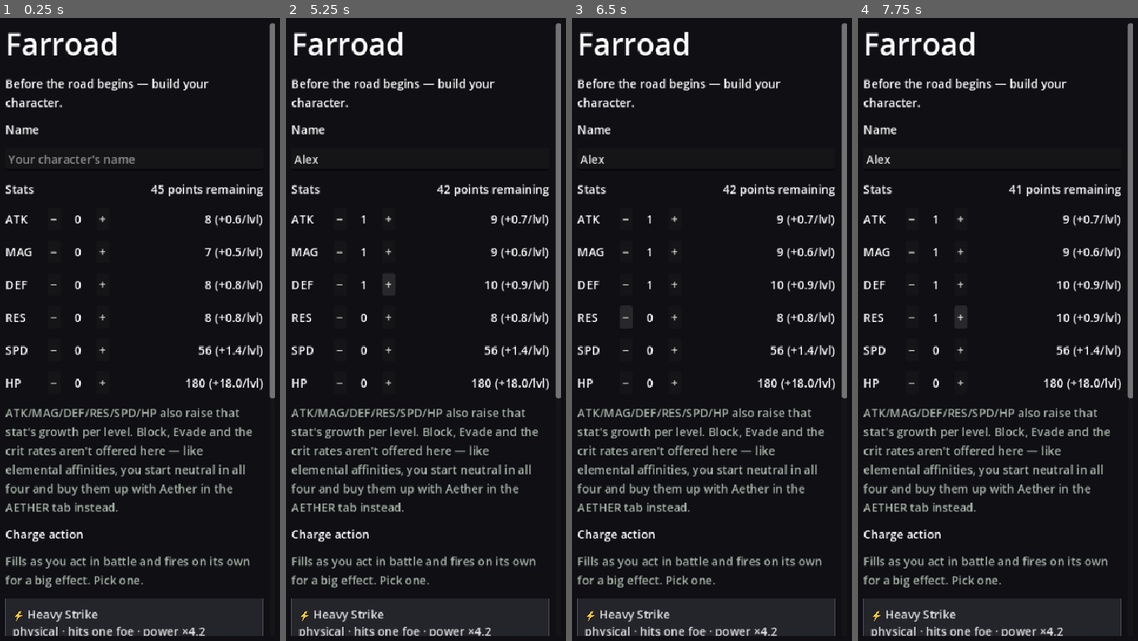
Above: before the commit, frames 1-4 (left to right).
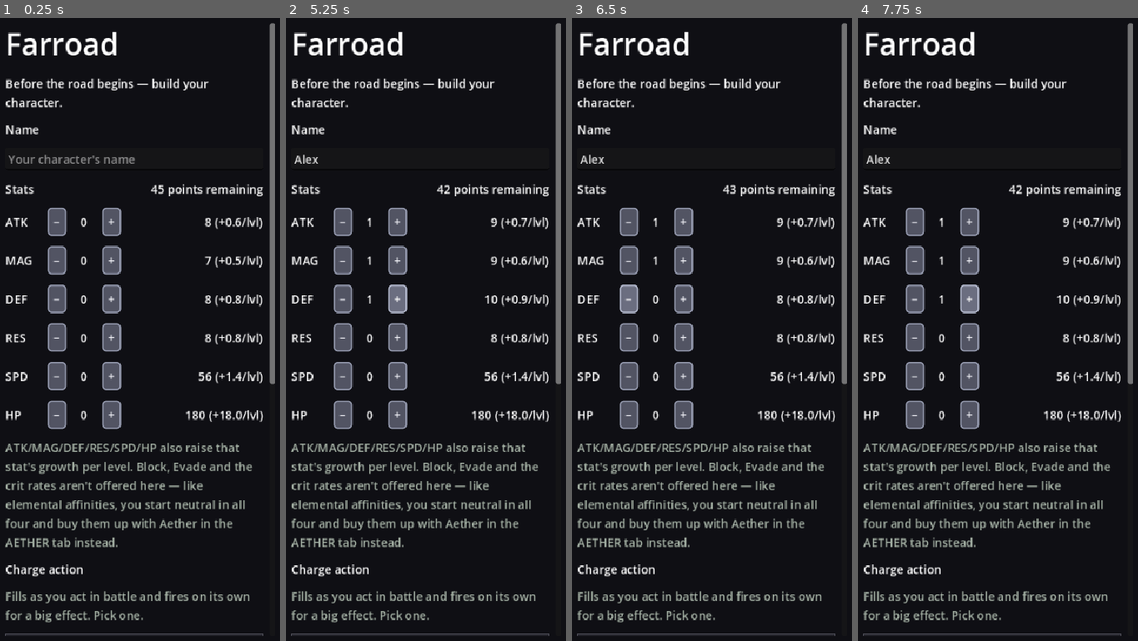
Above: after the commit, the same moments.

Repository: Betrome/Farroad
Game: Godot game, scene res://scenes/Game.tscn
Same seed, same stepped clock (60 frames per second), same inputs: the game is played once before the commit and once after it.
Inputs (mouse positions are in pixels of both pictures, inside the frame that each line leads up to):
- Up to frame 1 (0.25 s): no input
- Up to frame 2 (5.25 s): click (420, 161) at 0.52 s; type "Alex" at 0.6 s; click "−" at 1.25 s; click "+" at 2 s; click "−" at 2.75 s; click "+" at 3.5 s; click "−" at 4.25 s; click "+" at 5 s
- Up to frame 3 (6.5 s): click "−" at 5.75 s
- Up to frame 4 (7.75 s): click "−" at 6.5 s; click "+" at 7.25 s

The runs differ from the first frame. In frame 1, 16% of the frame differs, in the area x 1-99%, y 30-100%; in frame 2, 16%; in frame 3, 16%; in frame 4, 16%, in the area x 1-99%, y 26-100%.

Commit message:
Add a global button theme, per-expedition log popups, and fix Expedition overflow
Every plain button across the tab windows now uses a clearly bordered,
lighter default style instead of Godot's stock theme, via a real project-
wide default theme (godot-project/theme/default_theme.tres) rather than a
runtime root.theme assignment -- confirmed a Node2D ancestor (GameController)
breaks theme propagation into PopupPanels, so only a project-level default
reaches every popup reliably. Buttons that already set their own instance
style (Lore/Aether purchases, icon tabs, charge cards) are untouched.

Each active expedition gets its own Log button opening the full push_
expedition_log history (battle/event entries, now including dungeon-unlock
notices, mirrored in both engines) instead of showing only the most recent
line inline.

Fixed the Expedition tab's horizontal scroll: several Labels with variable-
length text (party names, currency totals, log previews) lacked autowrap
and SIZE_EXPAND_FILL, letting long strings force the whole popup wider.

Co-Authored-By: Claude Sonnet 5 <noreply@anthropic.com>

Diff:
--- a/godot-project/project.godot
+++ b/godot-project/project.godot
@@ -16,6 +16,20 @@
 config/name="Farroad"
 config/features=PackedStringArray("4.7")
 run/main_scene="res://scenes/Game.tscn"
+
+[gui]
+
+; A project-wide DEFAULT theme, not a runtime `root.theme` assignment --
+; confirmed via a real headless test that GameController extends Node2D
+; (not Control/Window), and a Theme set at runtime on the root Window does
+; NOT propagate down through that Node2D gap into the PopupPanels every
+; tab window uses (a real, confirmed Godot behavior, not a guess). The
+; project's own default theme, by contrast, is a global fallback every
+; Control/Window resolves against independently, so it reaches every
+; button in every popup regardless of the Node2D ancestor. See
+; theme/default_theme.tres and Ian's "make buttons more visible distinct
+; from their backgrounds" ask.
+theme/custom="res://theme/default_theme.tres"
 
 [display]
 
--- a/godot-project/scripts/ExpeditionPanel.gd
+++ b/godot-project/scripts/ExpeditionPanel.gd
@@ -164,19 +164,30 @@
 	for uid in exp["partyIds"]:
 		var def = FarroadCore.roster_by_id(uid)
 		names += ("" if names == "" else ", ") + (def["name"] if def else uid)
+	# Every Label below can carry an arbitrarily long/variable string (a
+	# full party's names, growing currency figures, a dungeon-unlock
+	# sentence) -- autowrap + SIZE_EXPAND_FILL keeps each one shrinkable to
+	# the card's own real width instead of forcing it (and everything else
+	# in this popup) wider, the horizontal-scroll bug this was reported for.
 	var header := Label.new()
 	header.text = "%s — %s" % [names, FarroadProgression.direction_label(exp["direction"])]
 	header.add_theme_font_size_override("font_size", 15)
+	header.autowrap_mode = TextServer.AUTOWRAP_WORD_SMART
+	header.size_flags_horizontal = Control.SIZE_EXPAND_FILL
 	vbox.add_child(header)
 
 	var state_lbl := Label.new()
 	state_lbl.text = _state_text(exp, now)
 	state_lbl.modulate = Color(0.75, 0.8, 0.7)
+	state_lbl.autowrap_mode = TextServer.AUTOWRAP_WORD_SMART
+	state_lbl.size_flags_horizontal = Control.SIZE_EXPAND_FILL
 	vbox.add_child(state_lbl)
 
 	var bank_lbl := Label.new()
 	bank_lbl.text = "Banked %d Aether, %d Marks so far — reached wave %d." % [
 		roundi(exp["bank"]["aether"]), floori(exp["bank"]["marks"]), int(exp["ew"])]
+	bank_lbl.autowrap_mode = TextServer.AUTOWRAP_WORD_SMART
+	bank_lbl.size_flags_horizontal = Control.SIZE_EXPAND_FILL
 	vbox.add_child(bank_lbl)
 
 	if exp.get("log") and not exp["log"].is_empty():
@@ -184,13 +195,28 @@
 		log_lbl.text = String(exp["log"][0]["text"])
 		log_lbl.modulate = Color(0.55, 0.55, 0.55)
 		log_lbl.autowrap_mode = TextServer.AUTOWRAP_WORD_SMART
+		log_lbl.size_flags_horizontal = Control.SIZE_EXPAND_FILL
 		vbox.add_child(log_lbl)
+
+	# Ian: "give each expedition you send out its own button to pop up a
+	# log showing battle, events, and dungeons they encounter" -- opens the
+	# FULL exp["log"] history (GameController._show_expedition_log_popup),
+	# distinct from the single most-recent-entry preview line just above.
+	var btn_row := HBoxContainer.new()
+	btn_row.add_theme_constant_override("separation", 8)
+	var log_btn := Button.new()
+	log_btn.text = "Log"
+	log_btn.size_flags_horizontal = Control.SIZE_EXPAND_FILL
+	log_btn.pressed.connect(_on_log_pressed.bind(exp))
+	btn_row.add_child(log_btn)
 
 	var arrived: bool = exp.get("arrivedAt") != null
 	var btn := Button.new()
 	btn.text = "Collect" if arrived else "Recall party"
+	btn.size_flags_horizontal = Control.SIZE_EXPAND_FILL
 	btn.pressed.connect(_on_collect_pressed.bind(exp["id"]) if arrived else _on_recall_pressed.bind(exp["id"]))
-	vbox.add_child(btn)
+	btn_row.add_child(btn)
+	vbox.add_child(btn_row)
 
 	return card
 
@@ -211,6 +237,10 @@
 	if sec >= 60:
 		return "%dm %ds" % [sec / 60, sec % 60]
 	return "%ds" % sec
+
+func _on_log_pressed(exp: Dictionary) -> void:
+	if _parent and _parent.has_method("_show_expedition_log_popup"):
+		_parent.call("_show_expedition_log_popup", exp)
 
 func _on_recall_pressed(id: String) -> void:
 	FarroadProgression.recall_expedition(g, id, _now())
--- a/godot-project/scripts/FarroadProgression.gd
+++ b/godot-project/scripts/FarroadProgression.gd
@@ -1651,7 +1651,8 @@
 			var target_tier: int = int(floor(float(dp["maxDepth"]) / float(FarroadCore.DIRECTION_CONFIG[exp["direction"]]["unlockEvery"])))
 			while target_tier > dp["dungeonsUnlocked"]:
 				dp["dungeonsUnlocked"] += 1
-				unlock_direction_dungeon(g, exp["direction"], dp["dungeonsUnlocked"], now)
+				var new_dungeon: Dictionary = unlock_direction_dungeon(g, exp["direction"], dp["dungeonsUnlocked"], now)
+				push_expedition_log(exp, "Found the way into %s — enter it from the QUESTS tab." % new_dungeon["name"], now)
 		else:
 			exp["hpFrac"] = 0.0
 		remaining -= cost
--- a/godot-project/scripts/GameController.gd
+++ b/godot-project/scripts/GameController.gd
@@ -666,6 +666,47 @@
 
 	await _finish_detail_overlay(o)
 
+## Ian: "give each expedition you send out its own button to pop up a log
+## showing battle, events, and dungeons they encounter." exp["log"]
+## (push_expedition_log, newest-first, 40-entry cap) already records every
+## one of those -- sent/heading-home/arrived, bonus-fight wins/losses
+## ("battle"), and now dungeon-unlock notices too (FarroadProgression.gd's
+## resolve_expedition) -- ExpeditionPanel's own card only ever showed the
+## single most recent entry inline; this shows the FULL history. Central,
+## GameController-owned overlay, same precedent every other detail popup
+## here already set, rather than a second top-level Window nested inside
+## ExpeditionPanel's own already-open popup (which Godot would silently
+## close -- see _overlay_host's own comment).
+func _show_expedition_log_popup(exp: Dictionary) -> void:
+	var o := _build_detail_overlay()
+	var vbox: VBoxContainer = o["vbox"]
+
+	var names := ""
+	for uid in exp["partyIds"]:
+		var def = FarroadCore.roster_by_id(uid)
+		names += ("" if names == "" else ", ") + (def["name"] if def else uid)
+	var title_lbl := Label.new()
+	title_lbl.text = "%s — %s" % [names, FarroadProgression.direction_label(exp["direction"])]
+	title_lbl.add_theme_font_size_override("font_size", 16)
+	vbox.add_child(title_lbl)
+
+	var log: Array = exp.get("log", [])
+	if log.is_empty():
+		var none_lbl := Label.new()
+		none_lbl.text = "Nothing logged yet."
+		none_lbl.modulate = Color(0.55, 0.55, 0.55)
+		vbox.add_child(none_lbl)
+	for entry in log:
+		var dt := Time.get_datetime_dict_from_unix_time(int(entry.get("at", 0)))
+		var clock: String = "%02d:%02d" % [int(dt["hour"]), int(dt["minute"])]
+		var entry_lbl := Label.new()
+		entry_lbl.text = "[%s] %s" % [clock, String(entry.get("text", ""))]
+		entry_lbl.autowrap_mode = TextServer.AUTOWRAP_WORD_SMART
+		entry_lbl.modulate = Color(0.85, 0.85, 0.85)
+		vbox.add_child(entry_lbl)
+
+	await _finish_detail_overlay(o)
+
 ## A small "detailed stats" overlay for any action id -- shared by
 ## GambitsPanel's slot-editor info icon, LorePanel's unequipped-action
 ## dropdown, and CataloguePanel's Actions tab (a central, GameController-
--- /dev/null
+++ b/godot-project/theme/default_theme.tres
@@ -0,0 +1,92 @@
+[gd_resource type="Theme" load_steps=6 format=3]
+
+[sub_resource type="StyleBoxFlat" id="StyleBoxFlat_normal"]
+bg_color = Color(0.32, 0.33, 0.39, 1)
+border_width_left = 2
+border_width_top = 2
+border_width_right = 2
+border_width_bottom = 2
+border_color = Color(0.58, 0.6, 0.68, 1)
+corner_radius_top_left = 5
+corner_radius_top_right = 5
+corner_radius_bottom_right = 5
+corner_radius_bottom_left = 5
+content_margin_left = 8.0
+content_margin_top = 8.0
+content_margin_right = 8.0
+content_margin_bottom = 8.0
+
+[sub_resource type="StyleBoxFlat" id="StyleBoxFlat_hover"]
+bg_color = Color(0.42, 0.43, 0.5, 1)
+border_width_left = 2
+border_width_top = 2
+border_width_right = 2
+border_width_bottom = 2
+border_color = Color(0.7, 0.72, 0.8, 1)
+corner_radius_top_left = 5
+corner_radius_top_right = 5
+corner_radius_bottom_right = 5
+corner_radius_bottom_left = 5
+content_margin_left = 8.0
+content_margin_top = 8.0
+content_margin_right = 8.0
+content_margin_bottom = 8.0
+
+[sub_resource type="StyleBoxFlat" id="StyleBoxFlat_pressed"]
+bg_color = Color(0.22, 0.23, 0.27, 1)
+border_width_left = 2
+border_width_top = 2
+border_width_right = 2
+border_width_bottom = 2
+border_color = Color(0.58, 0.6, 0.68, 1)
+corner_radius_top_left = 5
+corner_radius_top_right = 5
+corner_radius_bottom_right = 5
+corner_radius_bottom_left = 5
+content_margin_left = 8.0
+content_margin_top = 8.0
+content_margin_right = 8.0
+content_margin_bottom = 8.0
+
+[sub_resource type="StyleBoxFlat" id="StyleBoxFlat_disabled"]
+bg_color = Color(0.15, 0.15, 0.17, 1)
+border_width_left = 2
+border_width_top = 2
+border_width_right = 2
+border_width_bottom = 2
+border_color = Color(0.3, 0.3, 0.34, 1)
+corner_radius_top_left = 5
+corner_radius_top_right = 5
+corner_radius_bottom_right = 5
+corner_radius_bottom_left = 5
+content_margin_left = 8.0
+content_margin_top = 8.0
+content_margin_right = 8.0
+content_margin_bottom = 8.0
+
+[sub_resource type="StyleBoxFlat" id="StyleBoxFlat_focus"]
+bg_color = Color(0.32, 0.33, 0.39, 1)
+border_width_left = 2
+border_width_top = 2
+border_width_right = 2
+border_width_bottom = 2
+border_color = Color(0.75, 0.8, 1.0, 1)
+corner_radius_top_left = 5
+corner_radius_top_right = 5
+corner_radius_bottom_right = 5
+corner_radius_bottom_left = 5
+content_margin_left = 8.0
+content_margin_top = 8.0
+content_margin_right = 8.0
+content_margin_bottom = 8.0
+
+[resource]
+Button/styles/normal = SubResource("StyleBoxFlat_normal")
+Button/styles/hover = SubResource("StyleBoxFlat_hover")
+Button/styles/pressed = SubResource("StyleBoxFlat_pressed")
+Button/styles/disabled = SubResource("StyleBoxFlat_disabled")
+Button/styles/focus = SubResource("StyleBoxFlat_focus")
+Button/colors/font_color = Color(0.96, 0.96, 0.98, 1)
+Button/colors/font_hover_color = Color(1, 1, 1, 1)
+Button/colors/font_pressed_color = Color(0.9, 0.9, 0.92, 1)
+Button/colors/font_disabled_color = Color(0.52, 0.52, 0.56, 1)
Not shown, changed: src/farroad-ui.js
